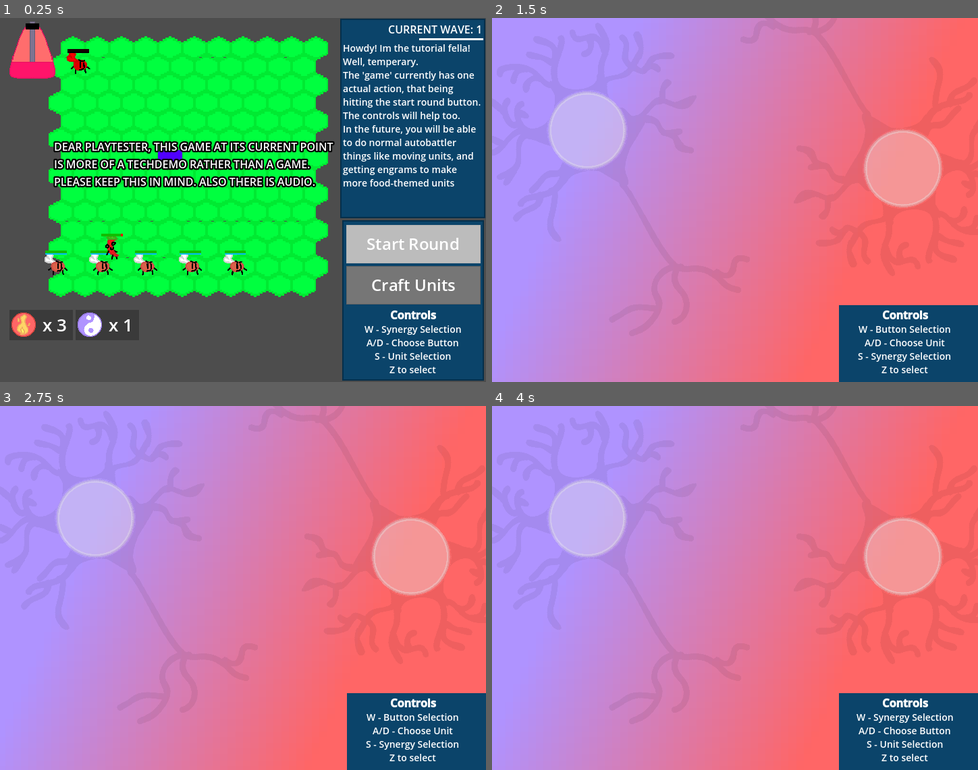
Above: before the commit, frames 1-4 (two rows, left to right).
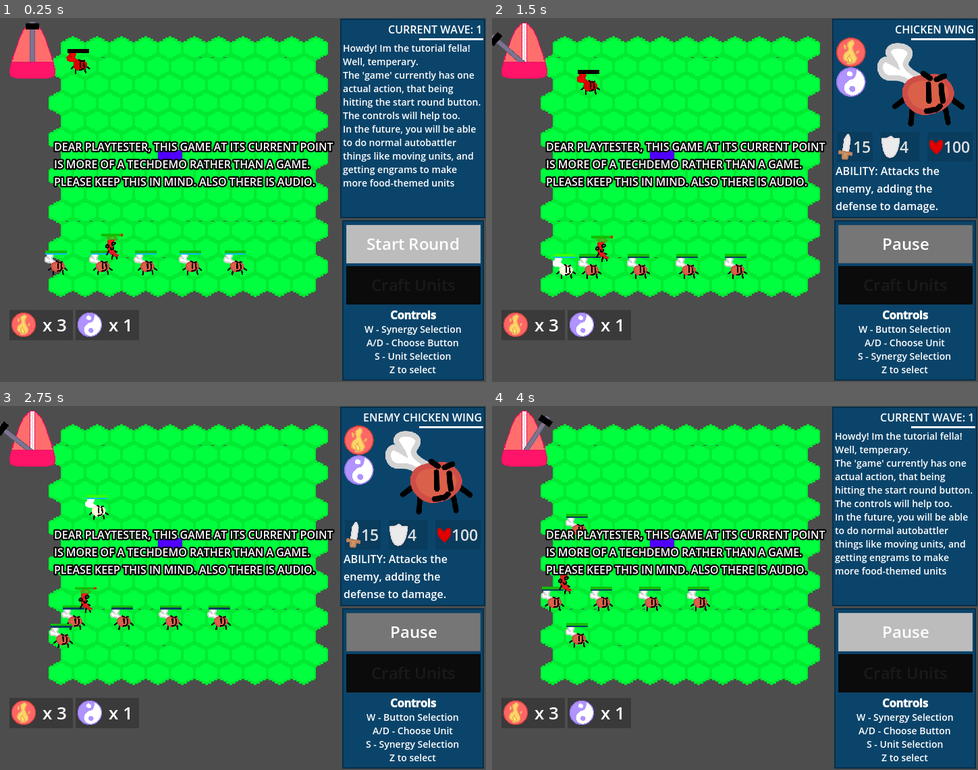
Above: after the commit, the same moments.

Repository: Kaplin86/engrams-of-chaos
Game: Godot game, scene res://main.tscn
Two runs of this game, one before a commit and one after it. Both use one fixed random seed, a clock stepped at 60 frames per second and the inputs below.
Inputs (mouse positions are in pixels of both pictures, inside the frame that each line leads up to):
- Up to frame 1 (0.25 s): no input
- Up to frame 2 (1.5 s): tap Enter at 0.5 s; move the mouse to (841, 181) at 0.52 s; hold Right (ui_right) 0.53-1.28 s; tap Z (confirm) at 0.6 s; click (841, 181) at 0.67 s; tap X (deny) at 0.8, 1.35 s; move the mouse to (637, 218) at 1.27 s; hold Down (ui_down) from 1.28 s (still down)
- Up to frame 3 (2.75 s): tap Z (confirm) at 1.55, 2.1 s; move the mouse to (291, 507) at 2.02 s; release Down (ui_down) at 2.03 s; hold Right (ui_right) from 2.03 s (still down); tap X (deny) at 2.3 s
- Up to frame 4 (4 s): move the mouse to (710, 660) at 2.77 s; release Right (ui_right) at 2.78 s; hold Up (ui_up) 2.78-3.53 s; tap X (deny) at 2.85, 3.8 s; click (710, 660) at 2.92 s; tap Z (confirm) at 3.05, 3.6 s; move the mouse to (880, 642) at 3.52 s; hold Left (ui_left) from 3.53 s (still down)

The runs differ from the first frame. In frame 1, 2.9% of the frame differs, in the area x 71-99%, y 68-79%; in frame 2, 94%; in frame 3, 94%; in frame 4, 94%, in the area x 0-100%, y 0-100%.

Commit message:
19 Hour
Crafting ui now shows your engram count, and also allows you to go through them and choose which ones to use with cool background.

Diff:
--- a/cursor_handler.gd
+++ b/cursor_handler.gd
@@ -4,14 +4,19 @@
 var unitTarget : BaseUnit
 var synergyPoint = 0
 var buttonPoint = "start"
+var craftingSelected = 0
 
 @export var main : gameManager
-@export var ui : Node2D
+@export var ui : uiManager
 
 func _process(delta: float) -> void:
 	if !main:
 		return
 
+	if main.engramInventory.size() != 0:
+		ui.modulateCraft(Color(1,1,1,1))
+	else:
+		ui.modulateCraft(Color(0.1,0.1,0.1,1))
 
 	if CurrentState == "BoardUnit":
 		var NewUnitList = getunitsSortedToX()
@@ -75,7 +80,8 @@
 
 		if Input.is_action_just_pressed("ui_left") or Input.is_action_just_pressed("ui_right"):
 			if buttonPoint == "start":
-				buttonPoint = "craft"
+				if main.engramInventory.size() != 0:
+					buttonPoint = "craft"
 			elif buttonPoint == "craft":
 				buttonPoint = "start"
 
@@ -91,9 +97,38 @@
 			if buttonPoint == "start":
 				main.startButtonHit()
 			elif buttonPoint == "craft":
-				ui.showCraftingUi()
+				ui.showCraftingUi(main.engramInventory)
+				craftingSelected = 0
+				currentCrafting = []
+				CurrentState = "Crafting"
+				ui.updateCraftingUi(currentCrafting)
+	elif CurrentState == "Crafting":
+		ui.highlightCrafting(main.engramInventory.keys()[craftingSelected])
+		if Input.is_action_just_pressed("ui_left"):
+			craftingSelected -= 1
+			craftingSelected = wrap(craftingSelected,0,main.engramInventory.size())
+			ui.updateCraftingUi(currentCrafting)
+		elif Input.is_action_just_pressed("ui_right"):
+			craftingSelected += 1
+			craftingSelected = wrap(craftingSelected,0,main.engramInventory.size())
+			ui.updateCraftingUi(currentCrafting)
+		elif Input.is_action_just_pressed("confirm"):
+			if currentCrafting.size() != 2:
+				if currentCrafting.has(main.engramInventory.keys()[craftingSelected]):
+					if main.engramInventory[main.engramInventory.keys()[craftingSelected]] != 1:
+						currentCrafting.append(main.engramInventory.keys()[craftingSelected])
+				else:
+					currentCrafting.append(main.engramInventory.keys()[craftingSelected])
+			ui.updateCraftingUi(currentCrafting)
+		elif Input.is_action_just_pressed("deny"):
+			currentCrafting.pop_back()
+			ui.updateCraftingUi(currentCrafting)
+		print(currentCrafting)
+
 
 	ui.currentControlState(CurrentState)
+
+var currentCrafting = []
 
 func getunitsSortedToX():
 	var newUnitsList = main.units.duplicate()
--- a/gameManager.gd
+++ b/gameManager.gd
@@ -17,7 +17,7 @@
 var battleLoadout : Array = [] ## A duplication of units made at the start of each round
 
 var currentAvailableEngrams : Array[String] = ["bitter","salty","sour","spicy","sweet","umami"] ## The current engrams you can obtain
-var engramInventory : Dictionary = {}
+var engramInventory : Dictionary = {} ## The current engrams the player has. Formatted like {"sweet":3,"salty":9}
 
 func _ready() -> void:
 	tickTimer.wait_time = secondsPerTick
@@ -192,6 +192,12 @@
 		newtween.tween_callback(NewIcon.queue_free)
 		add_child(NewIcon)
 
+	for E in newengrams:
+		if engramInventory.has(E):
+			engramInventory[E] += 1
+		else:
+			engramInventory[E] = 1
+
 
 func sortSpeed(a, b): ## Function to sort the speed of units
 	return a.get("speed",0) < b.get("speed",0)
--- a/ui.gd
+++ b/ui.gd
@@ -1,7 +1,10 @@
 extends Node2D
+class_name uiManager
 @export var timer : Timer
 func _ready() -> void:
 	$Metronome.timer = timer
+
+	$CraftingUI.modulate = Color(1,1,1,0)
 
 	await get_tree().create_timer(8).timeout
 	$DEARPLAYTESTERS.visible = false
@@ -75,6 +78,16 @@
 		$Name.text = synergyname + " SYNERGY"
 		$SynergyUI/SynergyIcon.texture = load("res://ui/elements/"+synergyname+".svg")
 
+func modulateCraft(modulating):
+	$GameManagingButtons/Craft.modulate = modulating
+
+func highlightCrafting(synergyname : String):
+	for E in $CraftingUI/SynergyHolder.get_children():
+		E.modulate = Color(1,1,1)
+		if E.name == synergyname:
+			E.modulate = Color(3,3,3)
+
+
 func highlightStartPause(craft = false, disable = false):
 
 	if !disable:
@@ -88,9 +101,19 @@
 		$GameManagingButtons/Pause_Resume.color = Color("636363")
 		$GameManagingButtons/Craft.color = Color("636363")
 
-func showCraftingUi():
+func showCraftingUi(inventory : Dictionary):
 	var coolTween = create_tween()
+
 	coolTween.tween_property($CraftingUI,"modulate",Color(1,1,1,1),0.3)
+	for E in $CraftingUI/SynergyHolder.get_children():
+		E.queue_free()
+
+	for E in inventory.keys():
+		var NewRect =synergyRectScene.instantiate()
+		NewRect.find_child("Image").texture = load("res://ui/elements/"+E+".svg")
+		NewRect.find_child("Label").text = "x " + str(inventory[E])
+		$CraftingUI/SynergyHolder.add_child(NewRect)
+		NewRect.name = E
 
 
 func textUpdateStartButton(newtext : String):
@@ -117,6 +140,66 @@
 S - Unit Selection
 Z to select
 "
+	elif currentstate == "Crafting":
+		$GameManagingButtons/RichTextLabel.text = "[b]Controls[/b]
+A/D - Choose synergy
+S - Go Back
+Z - Add Synergy
+X - Remove Synergy
+"
+
+func getColorOfImage(texture : Texture2D):
+	var color := Vector3.ZERO
+	var texture_size := texture.get_size()
+	var image := texture.get_image()
+
+	for y in range(0, texture_size.y):
+		for x in range(0, texture_size.x):
+			var pixel := image.get_pixel(x, y)
+			color += Vector3(pixel.r, pixel.g, pixel.b)
+
+	color /= texture_size.x * texture_size.y
+
+	return Color(color.x, color.y, color.z)
+
+
+
+func updateCraftingUi(crafting : Array):
+
+	var newTween = get_tree().create_tween()
+
+	if crafting.size() == 0:
+		$CraftingUI/LeftElement.visible = false
+		$CraftingUI/RightElement.visible = false
+
+		var tex : GradientTexture2D = $CraftingUI.texture
+		var getGradient : Gradient = tex.gradient
+		var newarray : PackedColorArray = PackedColorArray([Color(0,0,0),Color(0,0,0)])
+		newTween.tween_property(getGradient,"colors",newarray,0.5)
+
+	elif crafting.size() == 1:
+		$CraftingUI/LeftElement.texture = load("res://ui/elements/"+crafting[0]+".svg")
+		$CraftingUI/LeftElement.visible = true
+		$CraftingUI/RightElement.visible = false
+
+		var tex : GradientTexture2D = $CraftingUI.texture
+		var getGradient : Gradient = tex.gradient
+
+		var newarray : PackedColorArray = PackedColorArray([getColorOfImage($CraftingUI/LeftElement.texture),Color(0,0,0)])
+		newTween.tween_property(getGradient,"colors",newarray,0.5)
+
+
+	elif crafting.size() == 2:
+		$CraftingUI/LeftElement.texture = load("res://ui/elements/"+crafting[0]+".svg")
+		$CraftingUI/RightElement.texture = load("res://ui/elements/"+crafting[1]+".svg")
+		$CraftingUI/LeftElement.visible = true
+		$CraftingUI/RightElement.visible = true
+
+		var tex : GradientTexture2D = $CraftingUI.texture
+		var getGradient : Gradient = tex.gradient
+
+		var newarray : PackedColorArray = PackedColorArray([getColorOfImage($CraftingUI/LeftElement.texture),getColorOfImage($CraftingUI/RightElement.texture)])
+		newTween.tween_property(getGradient,"colors",newarray,0.5)
 
 func showTutorial(roundnumber):
 	$Tutorial.visible = true
--- a/ui.tscn
+++ b/ui.tscn
@@ -14,10 +14,12 @@
 size = Vector2(426, 403)
 
 [sub_resource type="Gradient" id="Gradient_ok7cu"]
-colors = PackedColorArray(0.690196, 0.576471, 1, 1, 1, 0.4, 0.4, 1)
+colors = PackedColorArray(0, 0, 0, 1, 0, 0, 0, 1)
 
 [sub_resource type="GradientTexture2D" id="GradientTexture2D_irxef"]
 gradient = SubResource("Gradient_ok7cu")
+width = 128
+height = 128
 fill_from = Vector2(0.264957, 0.136752)
 fill_to = Vector2(0.863248, 0.34188)
 
@@ -398,7 +400,6 @@
 PLEASE KEEP THIS IN MIND. ALSO THERE IS AUDIO."
 
 [node name="CraftingUI" type="TextureRect" parent="."]
-modulate = Color(1, 1, 1, 0)
 offset_left = -3.0
 offset_top = -10.0
 offset_right = 723.0
@@ -406,6 +407,7 @@
 texture = SubResource("GradientTexture2D_irxef")
 
 [node name="CraftingUI2" type="ColorRect" parent="CraftingUI"]
+layout_mode = 0
 offset_left = 517.0
 offset_top = 436.0
 offset_right = 731.0
@@ -427,16 +429,31 @@
 offset = Vector2(215.633, -10.6415)
 
 [node name="LeftElement" type="Sprite2D" parent="CraftingUI"]
-visible = false
 position = Vector2(145, 176)
 scale = Vector2(0.370549, 0.370549)
 texture = ExtResource("8_waa4j")
 
 [node name="RightElement" type="Sprite2D" parent="CraftingUI"]
-visible = false
 position = Vector2(611, 234)
 scale = Vector2(0.370549, 0.370549)
 texture = ExtResource("3_27fn8")
 
+[node name="SynergyHolder" type="GridContainer" parent="CraftingUI"]
+custom_minimum_size = Vector2(94, 42)
+layout_mode = 0
+offset_left = 14.0
+offset_top = 433.0
+offset_right = 500.0
+offset_bottom = 573.0
+columns = 5
+
+[node name="Label" type="Label" parent="CraftingUI"]
+layout_mode = 0
+offset_left = 14.0
+offset_top = 408.0
+offset_right = 182.0
+offset_bottom = 431.0
+text = "ENGRAM INVENTORY:"
+
 [node name="Marker2D" type="Marker2D" parent="."]
 position = Vector2(375.406, 206.629)
